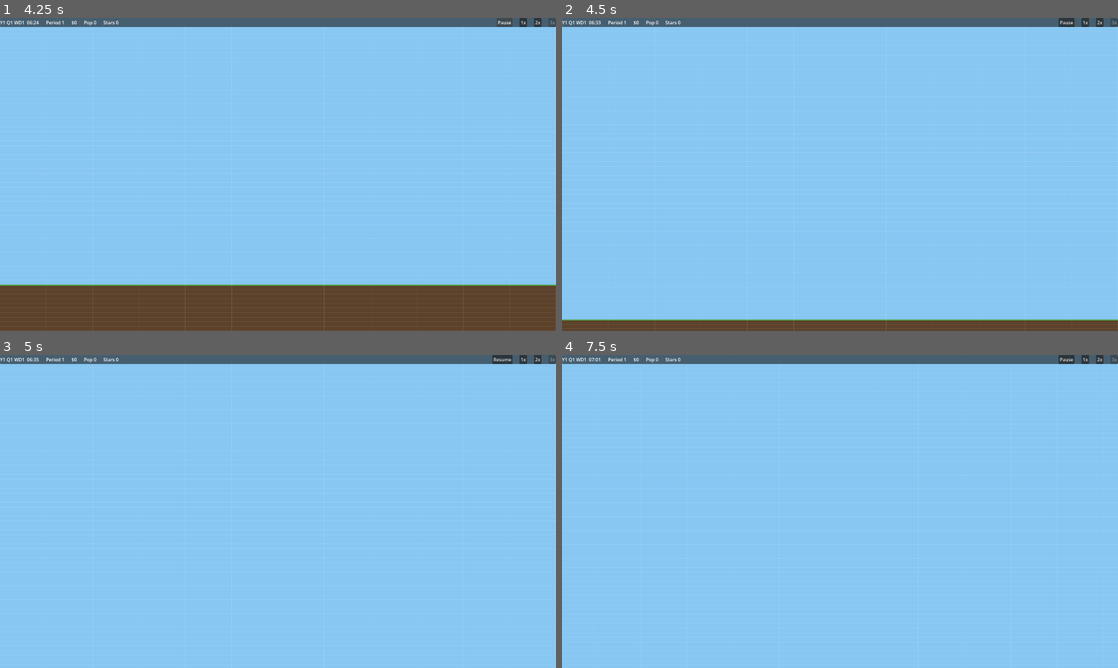
Above: before the commit, frames 1-4 (two rows, left to right).
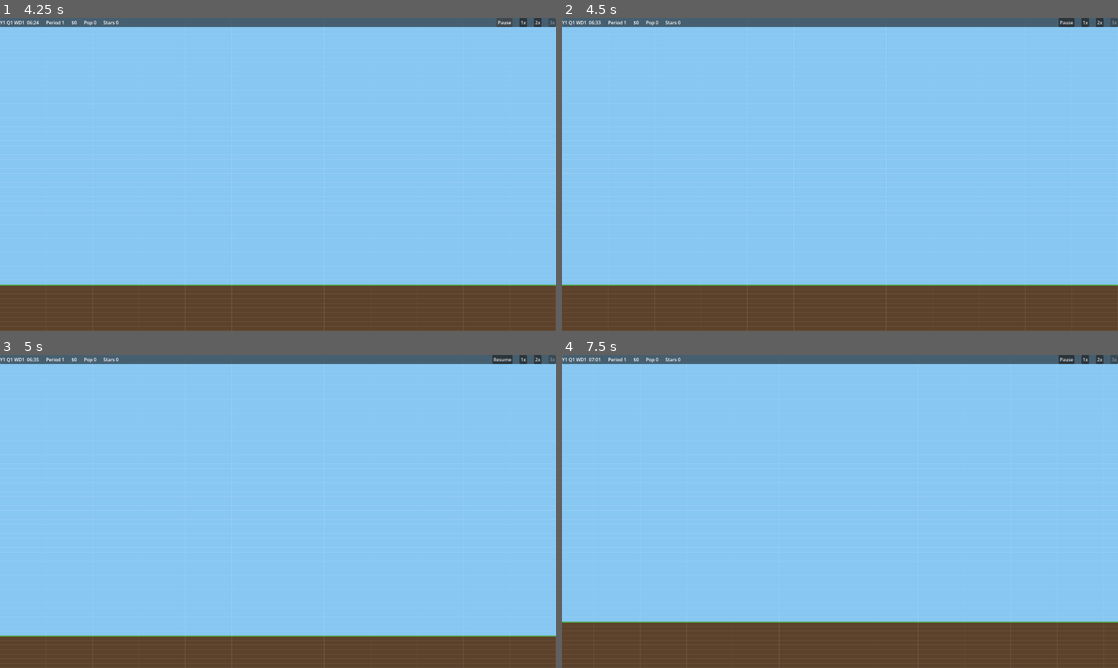
Above: after the commit, the same moments.

Repository: evidencelacking/TowerGame
Game: Godot game, scene res://scenes/main.tscn
Two runs of this game, one before a commit and one after it. Both use one fixed random seed, a clock stepped at 60 frames per second and the inputs below.
Inputs (mouse positions are in pixels of both pictures, inside the frame that each line leads up to):
- Up to frame 1 (4.25 s): click "2x" at 0.5 s; click "1x" at 1.25 s; click "3x" at 2 s; click "Pause" at 2.75 s; click "Resume" at 3.5 s
- Up to frame 2 (4.5 s): tap Enter at 4.25, 4.35 s; move the mouse to (812, 237) at 4.27 s; hold Up (ui_up) from 4.28 s (still down); click (812, 237) at 4.42 s
- Up to frame 3 (5 s): keep holding Up (ui_up); tap Space at 4.52 s
- Up to frame 4 (7.5 s): release Up (ui_up) at 5 s; drag from (1006, 558) to (812, 574) at 5.02 s; tap Space at 5.75 s; move the mouse to (673, 464) at 5.77 s; hold Left (ui_left) 5.78-6.5 s; tap 1 at 5.85 s; click (673, 464) at 5.92 s; drag from (867, 511) to (673, 464) at 6.52 s; tap Enter at 7.25 s; move the mouse to (756, 433) at 7.27 s; hold Down (ui_down) from 7.28 s (still down); tap 3 at 7.35 s; click (756, 433) at 7.42 s

Frame 1 is identical in both runs. In frame 2, 12% of the frame differs, in the area x 0-100%, y 85-97%; in frame 3, 10%; in frame 4, 15%, in the area x 0-100%, y 85-100%.

Commit message:
fix camera: keep zoom focus on the lobby and under the cursor (refs #5)
Co-Authored-By: Claude Opus 5.5 <noreply@anthropic.com>

Diff:
--- a/scripts/view/tower_camera.gd
+++ b/scripts/view/tower_camera.gd
@@ -10,6 +10,7 @@
 
 var _zoom_index: int = 0
 var _dragging: bool = false
+var _focus: Vector2 = Vector2.ZERO  ## Intended view centre (world px); `position` is its clamped result.
 
 
 ## Clamp a camera centre so a view of view_px at integer zoom stays inside world.
@@ -28,10 +29,24 @@
 	return out
 
 
+## The focus point that centres the lobby (floor 1), the middle of the tower's width.
+static func start_focus() -> Vector2:
+	var row: int = ViewConsts.floor_to_row(1)
+	return Vector2(ViewConsts.world_rect().size.x / 2.0, (row + 0.5) * ViewConsts.CELL_PX)
+
+
+## Applied camera position for an intended focus: view-clamped, whole pixels.
+static func view_position(focus: Vector2, view_px: Vector2, zoom: int, world: Rect2) -> Vector2:
+	return clamp_position(focus, view_px, zoom, world).round()
+
+
+## New centre after zooming old_z to new_z so cursor_world stays under the cursor.
+static func zoom_about(centre: Vector2, cursor_world: Vector2, old_z: int, new_z: int) -> Vector2:
+	return cursor_world - (cursor_world - centre) * float(old_z) / float(new_z)
+
+
 func _ready() -> void:
-	# Start on the lobby, the centre of the tower's width.
-	var row: int = ViewConsts.floor_to_row(1)
-	position = Vector2(ViewConsts.world_rect().size.x / 2.0, (row + 0.5) * ViewConsts.CELL_PX)
+	_focus = start_focus()
 	_apply()
 
 
@@ -48,16 +63,34 @@
 	_apply()
 
 
+## Zoom one step (+1 / -1) keeping the world point under the cursor fixed.
+func zoom_at_cursor(step: int) -> void:
+	var old_z: int = ZOOM_STEPS[_zoom_index]
+	var cursor_world: Vector2 = get_global_mouse_position()
+	var centre: Vector2 = position
+	set_zoom_index(_zoom_index + step)
+	var new_z: int = ZOOM_STEPS[_zoom_index]
+	if new_z == old_z:
+		return
+	_focus = _clamp_focus(zoom_about(centre, cursor_world, old_z, new_z))
+	_apply()
+
+
+func _clamp_focus(f: Vector2) -> Vector2:
+	var w: Rect2 = ViewConsts.world_rect()
+	return Vector2(clampf(f.x, w.position.x, w.end.x), clampf(f.y, w.position.y, w.end.y))
+
+
 func pan_by_screen(delta_px: Vector2) -> void:
-	position += delta_px / float(ZOOM_STEPS[_zoom_index])
+	_focus = _clamp_focus(_focus + delta_px / float(ZOOM_STEPS[_zoom_index]))
 	_apply()
 
 
 func _apply() -> void:
 	var z: int = ZOOM_STEPS[_zoom_index]
 	zoom = Vector2(z, z)
-	position = clamp_position(position, get_viewport_rect().size, z, ViewConsts.world_rect())
-	position = position.round()  # whole pixels keep integer zoom sharp
+	# Whole pixels keep integer zoom sharp; _focus is left alone so zooming back recovers it.
+	position = view_position(_focus, get_viewport_rect().size, z, ViewConsts.world_rect())
 
 
 func _process(delta: float) -> void:
@@ -105,9 +138,9 @@
 		if mb.button_index == MOUSE_BUTTON_MIDDLE or mb.button_index == MOUSE_BUTTON_RIGHT:
 			_dragging = mb.pressed
 		elif mb.pressed and mb.button_index == MOUSE_BUTTON_WHEEL_UP:
-			zoom_in()
+			zoom_at_cursor(1)
 		elif mb.pressed and mb.button_index == MOUSE_BUTTON_WHEEL_DOWN:
-			zoom_out()
+			zoom_at_cursor(-1)
 	elif event is InputEventMouseMotion and _dragging:
 		pan_by_screen(-(event as InputEventMouseMotion).relative)
 	elif event is InputEventKey and (event as InputEventKey).pressed:
--- a/tests/test_camera.gd
+++ b/tests/test_camera.gd
@@ -27,3 +27,19 @@
 	# A view bigger than the world is centred.
 	var c: Vector2 = Cam.clamp_position(Vector2(5, 5), Vector2(100000, 100000), 1, world)
 	check.call(c == world.get_center(), "oversized view centres")
+	# Starting on the lobby and zooming in keeps the lobby row visible at every zoom.
+	var focus: Vector2 = Cam.start_focus()
+	var lobby_top: float = VC.floor_to_row(1) * VC.CELL_PX
+	for z: int in Cam.ZOOM_STEPS:
+		var pos: Vector2 = Cam.view_position(focus, view, z, world)
+		var vis := Rect2(pos - view / (2.0 * z), view / float(z))
+		check.call(vis.position.y <= lobby_top and vis.end.y >= lobby_top + VC.CELL_PX, "lobby visible at zoom %d" % z)
+	# Cursor-anchored zoom keeps the world point under the cursor at the same screen spot.
+	var centre := Vector2(800, 900)
+	var cursor_world := Vector2(1000, 950)
+	for z: int in range(1, 4):
+		var nz: int = z + 1
+		var before: Vector2 = (cursor_world - centre) * z
+		var nc: Vector2 = Cam.zoom_about(centre, cursor_world, z, nz)
+		var after: Vector2 = (cursor_world - nc) * nz
+		check.call((after - before).length() <= 1.0, "cursor stays put zooming %d to %d" % [z, nz])
Not shown, added: scripts/view/tower_camera.gd.uid
Not shown, added: tests/test_camera.gd.uid
